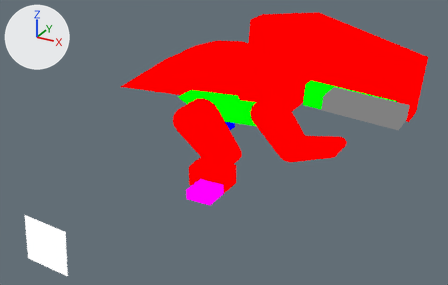
The Blender file assets-source/blender/motion/compsognathus-rest.blend: old version first, new version second.
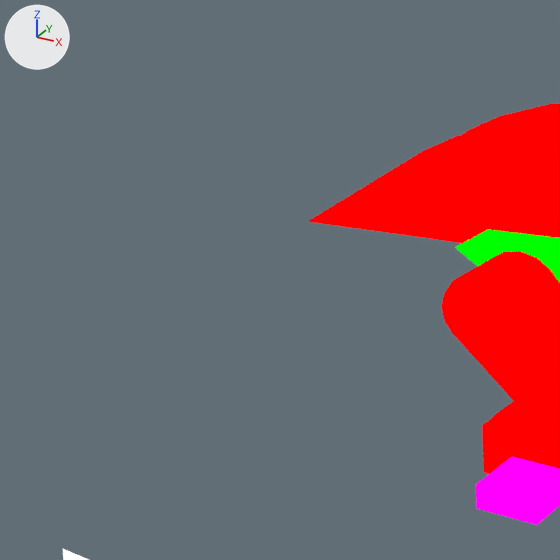
Each version is shown whole from a 50 mm camera at (42.5, -42.7, 22.0) aimed at (24.1, -9.3, 5.3), then close up on the part from 0% to 49% of the width and 0% to 77% of the height. Every picture has the same lights, and +X, +Y and +Z are marked at upper left. The first two pictures are the older version.

The first close-up shows 'DinoTycoon_Motion_compsognathus_rest_belly', 'DinoTycoon_Motion_compsognathus_rest_near_0', 'DinoTycoon_Motion_compsognathus_rest_near_1', 'DinoTycoon_Motion_compsognathus_rest_near_claws', 'DinoTycoon_Motion_compsognathus_rest_near_foot', 'DinoTycoon_Motion_compsognathus_rest_near_joint_0', 'DinoTycoon_Motion_compsognathus_rest_near_tip', 'DinoTycoon_Motion_compsognathus_rest_tail', 'DinoTycoon_Motion_compsognathus_rest_trunk' and 2 more.
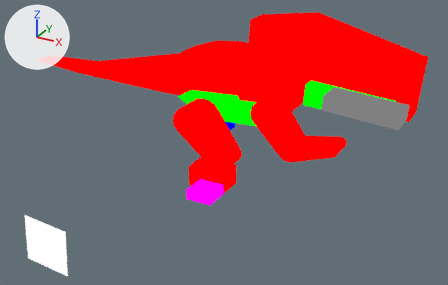
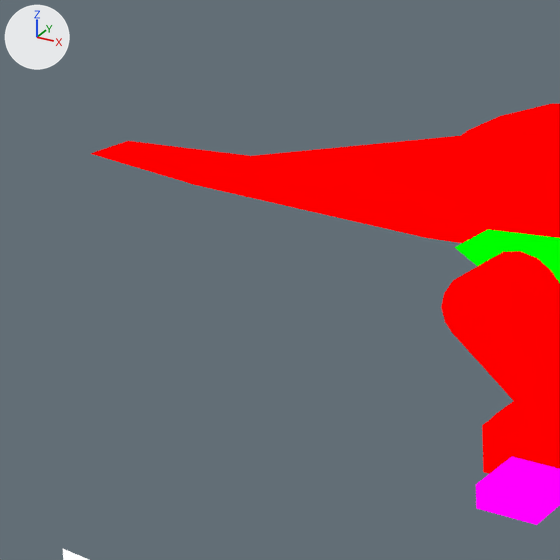
The newer file is also turned or shifted as a whole; pictures and numbers use the older file's frame.

Changed parts and their boxes [x1, y1, x2, y2] in the close-ups (560 x 560 px; the box of a moved part takes in the faces that stretch with it):
'DinoTycoon_Motion_compsognathus_rest_tail', reshaped: before [307, 136, 560, 243]; after [91, 136, 560, 243]
part 1 of me_dinotycoon_motion_compsognathus_rest_sample_tail, moved or reshaped: before [307, 150, 434, 238]; after [91, 136, 456, 238]

Edits to the bpy script that builds the scene:
```text
Change me_dinotycoon_motion_compsognathus_rest_sample_tail:
    used by ob_dinotycoon_motion_compsognathus_rest_tail; location = (0.0, 0.0, 0.0)
    remove me_dinotycoon_motion_compsognathus_rest_sample_tail.from_pydata(...)  # 10 vertices, 7 faces; spans x 9.0..20.0, y -1.0..1.0, z 4.36..8.2
    add me_dinotycoon_motion_compsognathus_rest_sample_tail.from_pydata(...)  # 14 vertices, 9 faces; spans x -1.0..20.0, y -1.0..1.0, z 4.59..8.2
    me_dinotycoon_motion_compsognathus_rest_sample_tail part 1
    2 vertices are removed from x 9.0, y -1.0..1.0, z 4.36
    4 faces are deleted
    6 vertices are added at (5.0, -1.0, 5.65), (-1.0, -1.0, 5.41), (4.0, -1.0, 4.94), (5.0, 1.0, 5.65), (-1.0, 1.0, 5.41), (4.0, 1.0, 4.94)
    6 new faces join them
```
